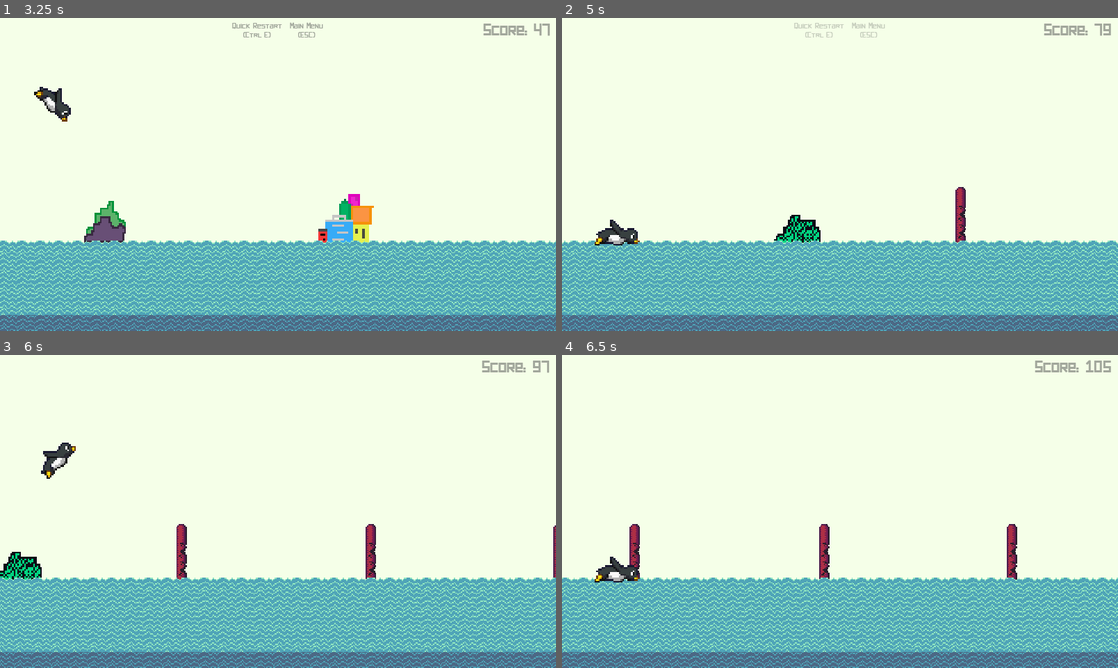
Above: before the commit, frames 1-4 (two rows, left to right).
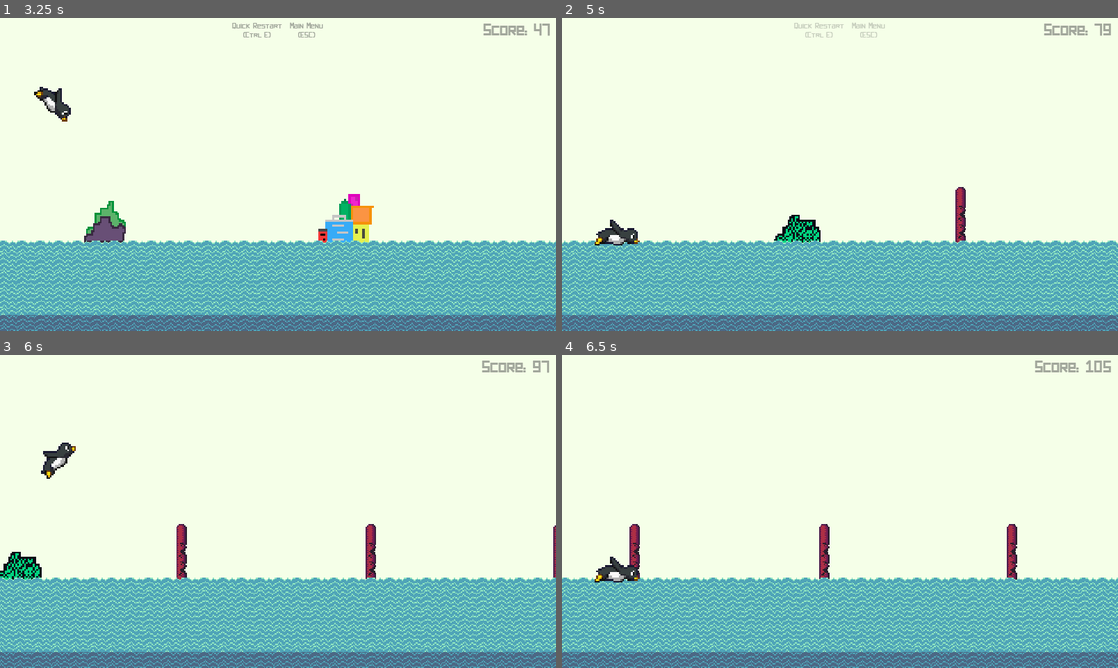
Above: after the commit, the same moments.

Repository: ste-t/tux-vs-boohwaer
Game: Godot game, scene res://menu.tscn
Two runs of this game, one before a commit and one after it. Both use one fixed random seed, a clock stepped at 60 frames per second and the inputs below.
Inputs:
- Up to frame 1 (3.25 s): click "Play" at 0.5 s; hold Space (jump) 1.28-2.03 s; tap Space (jump) at 2.1, 2.27, 2.57 s; hold Space (jump) from 2.78 s (still down)
- Up to frame 2 (5 s): release Space (jump) at 3.53 s; tap Space (jump) at 3.6, 3.77, 4.07 s; hold Space (jump) from 4.28 s (still down)
- Up to frame 3 (6 s): release Space (jump) at 5.03 s; tap Space (jump) at 5.1, 5.27, 5.57 s; hold Space (jump) from 5.78 s (still down)
- Up to frame 4 (6.5 s): keep holding Space (jump)

Frame 1 is identical in both runs. In frame 2, less than 0.1% of the frame differs, in the area x 38-44%, y 62-72%; in frame 3, less than 0.1%; in frame 4, nothing differs.

Commit message:
Improved obstacle moving

Diff:
--- a/level.tscn
+++ b/level.tscn
@@ -134,7 +134,6 @@
 
 [node name="MovingStuff" type="Node2D" parent="."]
 script = ExtResource( 6 )
-speeds = [ 600.0, 750.0, 900.0, 1200.0 ]
 
 [node name="Objects" type="Node2D" parent="MovingStuff"]
 position = Vector2( 0, 768 )
--- a/move_stuff.gd
+++ b/move_stuff.gd
@@ -1,6 +1,6 @@
 extends Node2D
 
-export var speeds := [600.0, 1200.0]
+export var speeds := [600.0, 750.0, 900.0, 1200.0]
 var speed : float = speeds[0]
 
 var speed_phase : int = 0
@@ -10,8 +10,7 @@
 	and owner.get_node("Tux (RigidBody2D)").is_grounded():
 		speed_up()
 
-	for i in $Objects.get_children():
-		i.position.x -= speed * delta
+	$Objects.position.x -= speed * delta
 
 
 func _on_Timer_timeout() -> void:
--- a/tux/tux.gd
+++ b/tux/tux.gd
@@ -3,12 +3,6 @@
 var velocity := Vector2.ZERO
 var max_height : float = 743.4
 var min_height : float = 80
-
-#export var jump_height : float = 260
-#export var jump_height1 : float = 600  # Speed 2
-#export var jump_time_to_peak : float = 0.3
-#export var jump_time_to_descend : float = 0.5
-#export var jump_time_to_descend1 : float = 0.2  # Speed 2
 
 export var jump_heights := [260.0, 600]
 export var jump_times_to_peak := [0.3, 0.3]
Not shown, changed: export_presets.cfg
